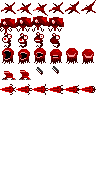
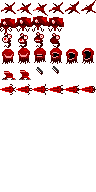
The second (96, 192) image is a revision of the first. Changes to its layers:
renamed "Layer 11" to "Layer 13", painted on it over [left=2, top=33, right=94, bottom=64]
renamed "Layer 4" to "Layer 12", painted on it over [left=2, top=48, right=94, bottom=64]
